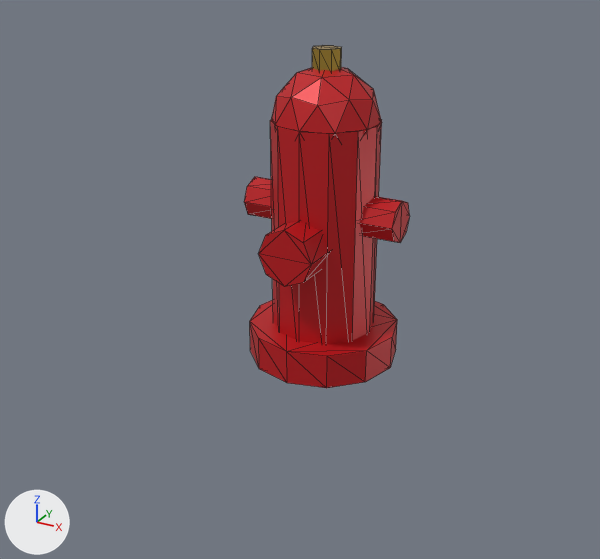
Before and after pictures for a commit that changed the glTF model 12 Assets/Blender/export/OT_Hydrant.glb.
The view is the same before and after, from a 50 mm camera at (1.009, -1.98, 1.206) aimed at (-0.019, -0.11, 0.271). The lights are fixed; the arrows at lower left show +X, +Y and +Z. The first picture is the older version. Mesh edges are drawn as thin lines. Vertices at exactly the same position are counted once.

The scene before the commit, as lines of its bpy script (objects in view):
```python
me_ot_hydrant_brass__c9a64a = bpy.data.meshes.new('OT_Hydrant_Brass__c9a64a')
me_ot_hydrant_brass__c9a64a.from_pydata(...)  # an 8-sided cylinder along z spanning x -0.04..0.04, y -0.04..0.04, z 0.83..0.89
me_ot_hydrant_brass__c9a64a.materials.append(mat_brass__c9a64a)  # yellow #c9a64a
me_ot_hydrant_hydrantred__c4161d = bpy.data.meshes.new('OT_Hydrant_HydrantRed__c4161d')
me_ot_hydrant_hydrantred__c4161d.from_pydata(...)  # 136 vertices, 252 faces; spans x -0.23..0.23, y -0.23..0.22, z 0.0..0.85
me_ot_hydrant_hydrantred__c4161d.materials.append(mat_hydrantred__c4161d)  # red #c4161d
ob_ot_hydrant_brass__c9a64a = bpy.data.objects.new('OT_Hydrant_Brass__c9a64a', me_ot_hydrant_brass__c9a64a)
ob_ot_hydrant_brass__c9a64a.location = (0.0, 0.0, 0.0)
ob_ot_hydrant_hydrantred__c4161d = bpy.data.objects.new('OT_Hydrant_HydrantRed__c4161d', me_ot_hydrant_hydrantred__c4161d)
ob_ot_hydrant_hydrantred__c4161d.location = (0.0, 0.0, 0.0)
```
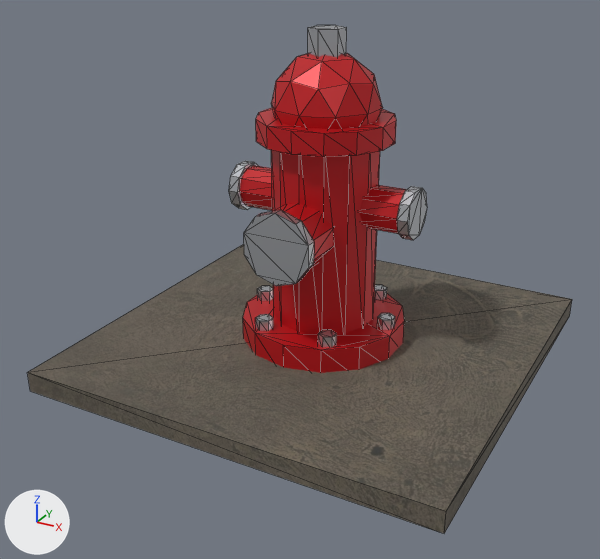
Patch to the scene script:
```diff
--- a/12 Assets/Blender/export/OT_Hydrant.glb.py
+++ b/12 Assets/Blender/export/OT_Hydrant.glb.py
@@ mat_sidewalk @@
+mat_sidewalk = bpy.data.materials.new('Sidewalk')
+# uses the picture img_walk_e5e5e0_diff
+# uses the picture img_walk_nor
+# uses the picture img_walk_rough
@@ me_ot_hydrant_hydrantred__c4161d @@
-me_ot_hydrant_hydrantred__c4161d.from_pydata(...)  # 136 vertices, 252 faces; spans x -0.23..0.23, y -0.23..0.22, z 0.0..0.85
+me_ot_hydrant_hydrantred__c4161d.from_pydata(...)  # 186 vertices, 344 faces; spans x -0.25..0.25, y -0.25..0.24, z 0.03..0.89
+# me_ot_hydrant_hydrantred__c4161d part 1: a new loose piece, a 14-sided cylinder along z spanning x -0.234..0.234, y -0.24..0.24, z 0.03..0.13, in mat_hydrantred__c4161d (red #c4161d)
+# me_ot_hydrant_hydrantred__c4161d part 2: a new loose piece, a 14-sided cylinder along z spanning x -0.146..0.146, y -0.15..0.15, z 0.08..0.68, in mat_hydrantred__c4161d (red #c4161d)
+# me_ot_hydrant_hydrantred__c4161d part 3: a new loose piece, a 14-sided cylinder along z spanning x -0.185..0.185, y -0.19..0.19, z 0.65..0.71, in mat_hydrantred__c4161d (red #c4161d)
+# me_ot_hydrant_hydrantred__c4161d part 4: a new loose piece, an icosphere of 80 faces spanning x -0.143..0.143, y -0.15..0.15, z 0.59..0.89, in mat_hydrantred__c4161d (red #c4161d)
+# me_ot_hydrant_hydrantred__c4161d part 5: a new loose piece, a 10-sided cylinder along x spanning x 0.11..0.25, y -0.06..0.06, z 0.423..0.537, in mat_hydrantred__c4161d (red #c4161d)
+# me_ot_hydrant_hydrantred__c4161d part 6: a new loose piece, a 10-sided cylinder along x spanning x -0.25..-0.11, y -0.06..0.06, z 0.423..0.537, in mat_hydrantred__c4161d (red #c4161d)
+# me_ot_hydrant_hydrantred__c4161d part 7: a new loose piece, a 10-sided cylinder along y spanning x -0.086..0.086, y -0.25..-0.11, z 0.33..0.51, in mat_hydrantred__c4161d (red #c4161d)
+# me_ot_hydrant_hydrantred__c4161d part 8: the loose piece of 64 vertices spanning x -0.15..0.15, y -0.15..0.15, z 0.0..0.85 is deleted
+# me_ot_hydrant_hydrantred__c4161d part 9: the loose piece of 24 vertices spanning x -0.22..0.22, y -0.22..0.22, z 0.0..0.1 is deleted
+# me_ot_hydrant_hydrantred__c4161d part 10: the loose piece of 16 vertices spanning x -0.23..-0.11, y -0.06..0.06, z 0.39..0.51 is deleted
+# me_ot_hydrant_hydrantred__c4161d part 11: the loose piece of 16 vertices spanning x 0.11..0.23, y -0.06..0.06, z 0.39..0.51 is deleted
+# me_ot_hydrant_hydrantred__c4161d part 12: the loose piece of 16 vertices spanning x -0.08..0.08, y -0.23..-0.11, z 0.3..0.46 is deleted
 me_ot_hydrant_hydrantred__c4161d.materials.append(mat_hydrantred__c4161d)
@@ ob_ot_hydrant_brass__c9a64a @@
-ob_ot_hydrant_brass__c9a64a = bpy.data.objects.new('OT_Hydrant_Brass__c9a64a', me_ot_hydrant_brass__c9a64a)
@@ ob_ot_hydrant_sidewalk @@
+ob_ot_hydrant_sidewalk = bpy.data.objects.new('OT_Hydrant_Sidewalk', me_ot_hydrant_sidewalk)  # a box spanning x -0.6..0.6, y -0.6..0.6, z 0.0..0.06
+ob_ot_hydrant_sidewalk.location = (0.0, 0.0, 0.0)
@@ ob_ot_hydrant_hydrantcap__c9ccd1 @@
+ob_ot_hydrant_hydrantcap__c9ccd1 = bpy.data.objects.new('OT_Hydrant_HydrantCap__c9ccd1', me_ot_hydrant_hydrantcap__c9ccd1)  # 144 vertices, 248 faces; spans x -0.275..0.275, y -0.275..0.198, z 0.12..0.94; in mat_hydrantcap__c9ccd1 (light grey #c9ccd1)
+ob_ot_hydrant_hydrantcap__c9ccd1.location = (0.0, 0.0, 0.0)
```

Boxes (x1, y1, x2, y2) around the edits, measured in the pictures (600 x 559 px):
'OT_Hydrant_Sidewalk', added
    after: (28, 244, 572, 533)
'OT_Hydrant_HydrantRed__c4161d', reshaped
    before: (244, 67, 410, 388)
    after: (239, 53, 407, 373)
'OT_Hydrant_HydrantCap__c9ccd1', added
    after: (229, 25, 427, 347)
'OT_Hydrant_Brass__c9a64a', deleted (yellow)
    before: (312, 45, 342, 71)
part 1 of me_ot_hydrant_hydrantred__c4161d, added (red)
    after: (243, 287, 404, 373)
part 2 of me_ot_hydrant_hydrantred__c4161d, added (red)
    after: (271, 150, 380, 334)
part 3 of me_ot_hydrant_hydrantred__c4161d, added (red)
    after: (256, 108, 396, 157)
part 4 of me_ot_hydrant_hydrantred__c4161d, added (red)
    after: (271, 53, 383, 129)
part 5 of me_ot_hydrant_hydrantred__c4161d, added (red)
    after: (359, 185, 407, 234)
part 6 of me_ot_hydrant_hydrantred__c4161d, added (red)
    after: (239, 165, 272, 211)
part 7 of me_ot_hydrant_hydrantred__c4161d, added (red)
    after: (274, 203, 333, 268)
part 8 of me_ot_hydrant_hydrantred__c4161d, deleted (red)
    before: (270, 67, 382, 344)
part 9 of me_ot_hydrant_hydrantred__c4161d, deleted (red)
    before: (250, 300, 397, 388)
part 10 of me_ot_hydrant_hydrantred__c4161d, deleted (red)
    before: (244, 177, 272, 219)
part 11 of me_ot_hydrant_hydrantred__c4161d, deleted (red)
    before: (359, 196, 410, 243)
part 12 of me_ot_hydrant_hydrantred__c4161d, deleted (red)
    before: (258, 221, 330, 287)
